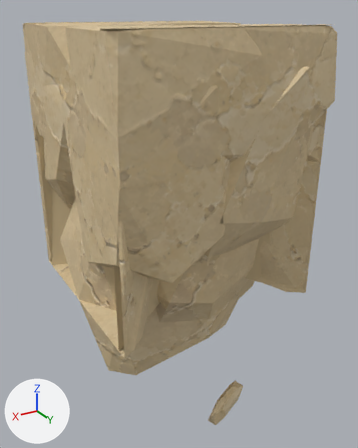
Two versions of the glTF model assets/custom/models/ground_modules/ground_bottom_strip_04.glb, one commit apart.
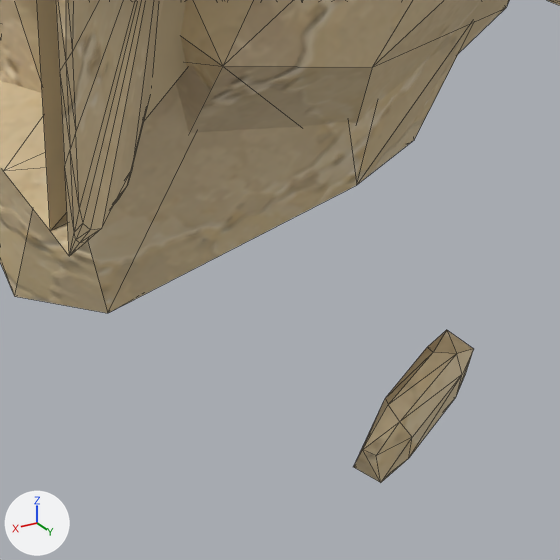
Each version is shown whole from a camera (50 mm lens) standing at (1.656, 2.524, 0.961) and looking at (0.462, 0.534, -0.034), then close up on the part from 29% to 75% of the width and 63% to 100% of the height. Every picture has the same lights, and +X, +Y and +Z are marked at lower left. The last two pictures show the newer version. The close-ups show mesh edges as thin lines. Vertices at exactly the same position are counted once.

Objects in the first close-up: 'GroundBottomStrip04_Body'.
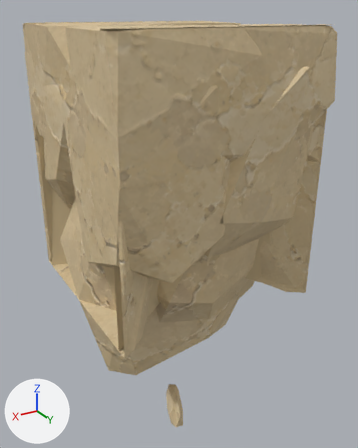
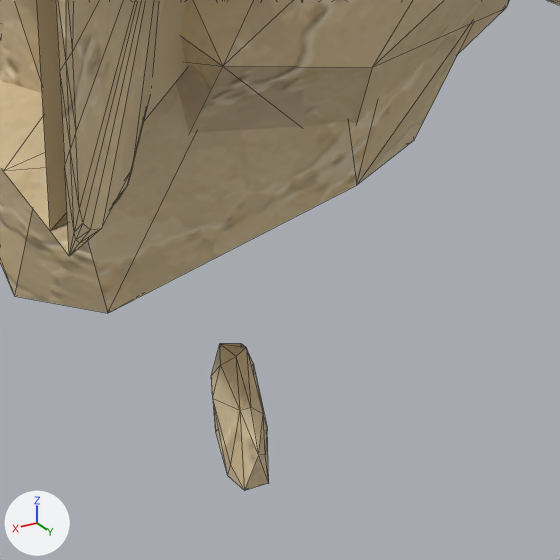
Patch to the scene script:
```diff
--- a/assets/custom/models/ground_modules/ground_bottom_strip_04.glb.py
+++ b/assets/custom/models/ground_modules/ground_bottom_strip_04.glb.py
@@ me_groundbottomstrip04_bodyshouldermesh @@
 me_groundbottomstrip04_bodyshouldermesh.from_pydata(...)  # 965 vertices, 1728 faces; spans x 0.0..1.0, y -0.04..1.04, z -0.93..0.91
 # used by ob_groundbottomstrip04_body; location = (0.0, 0.0, 0.0)
+# me_groundbottomstrip04_bodyshouldermesh part 1: the loose piece of 24 vertices spanning x 0.34..0.58, y 0.92..1.04, z -0.93..-0.75 is multiplied about its middle by the matrix ((0.562, -0.751, 0.023), (0.734, 0.543, -0.215), (0.158, 0.147, 0.913)), then moved by (0.22, -0.13, -0.02)
 me_groundbottomstrip04_bodyshouldermesh.materials.append(mat_sandstone_plate_1_003)
```

Boxes (x1, y1, x2, y2) around the edits, measured in the close-ups (560 x 560 px; the box of a moved part takes in the faces that stretch with it):
'GroundBottomStrip04_Body', reshaped: before (0, 0, 560, 483); after (0, 0, 560, 490)
part 1 of me_groundbottomstrip04_bodyshouldermesh, moved or reshaped: before (354, 330, 474, 483); after (211, 344, 269, 490)
